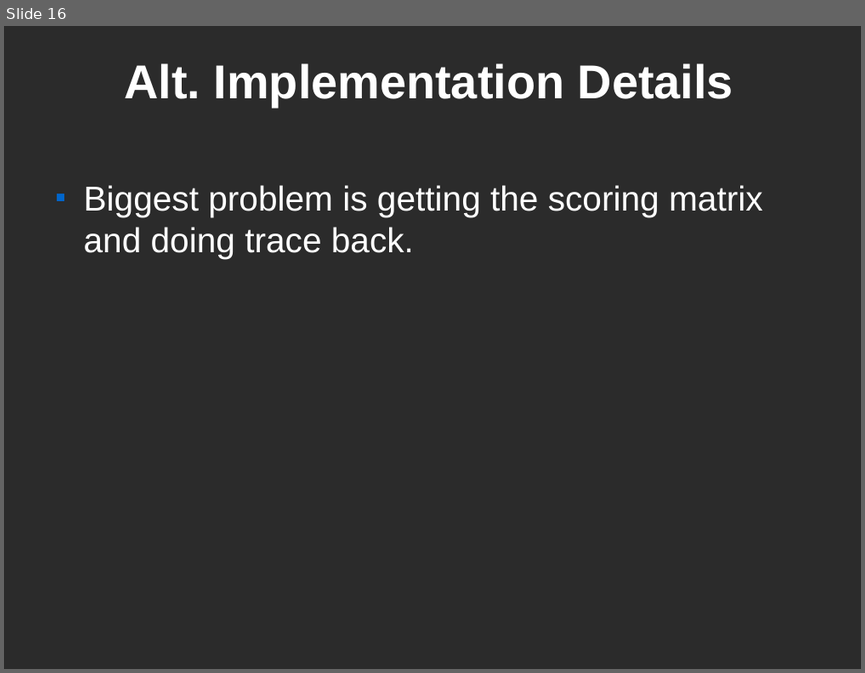
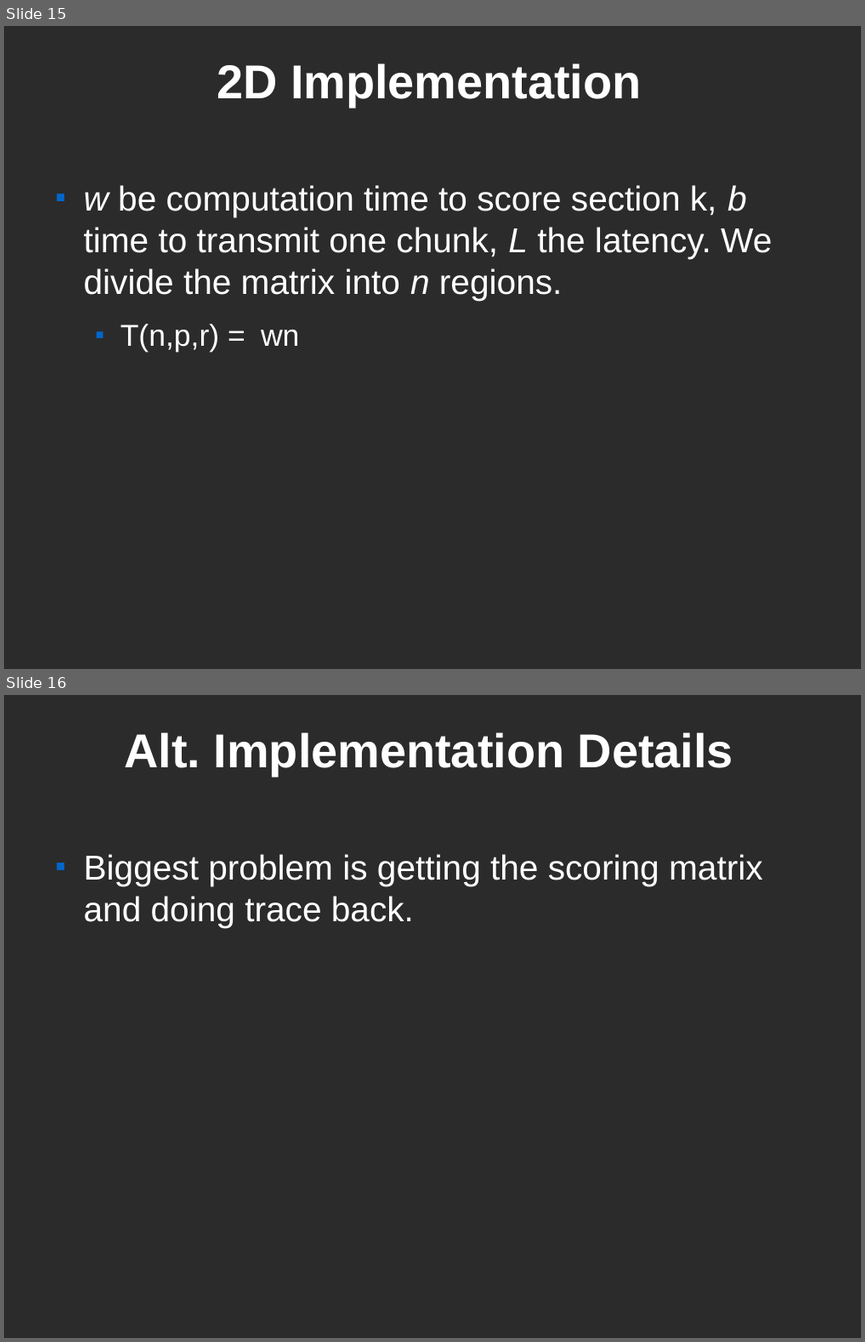
Before and after one commit to kenglishhi/ics632, a slide deck: smith-waterman/docs/ics-632-kenglish-final-presentation.odp. Shown one above the other, each under a label of ours: slide 16 before the commit, slides 15 and 16 after it. The pictures are 865x673 and 865x1342 pixels, drawn with LibreOffice and Linux fonts; fonts in the diff are those of the drawing; background and template pictures are left out; a plain dark background stands for a picture behind light text. Boxes give left, top, right and bottom in pixels: in the first picture for what was removed or moved away, otherwise in the second. Text is boxed around its words. In the diff, an @@ line names an element or a change of style, - is before the commit and + after.

```diff
--- a/smith-waterman/docs/ics-632-kenglish-final-presentation.odp
+++ b/smith-waterman/docs/ics-632-kenglish-final-presentation.odp
@@ slide 15 added at [4, 26, 861, 669], background picture (left out) @@
@@ title added at [216, 63, 642, 107], 44 pt, text #FFFFFF, bold @@
+2D Implementation
@@ text added at [84, 185, 772, 352], 32 pt, text #FFFFFF @@
+■ w be computation time to score section k, b time to transmit one chunk, L the latency. We divide the matrix into n regions.
+  ■ T(n,p,r) = wn
```
Also in this commit, not shown: 3 slides changed, 4 other slides added.
